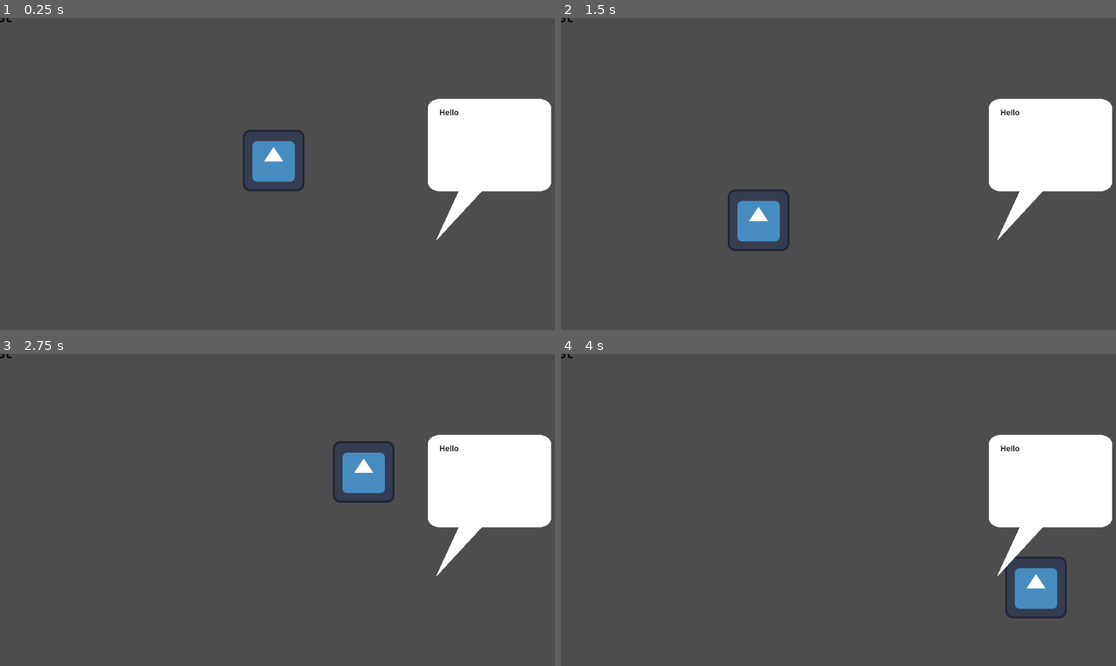
Above: before the commit, frames 1-4 (two rows, left to right).
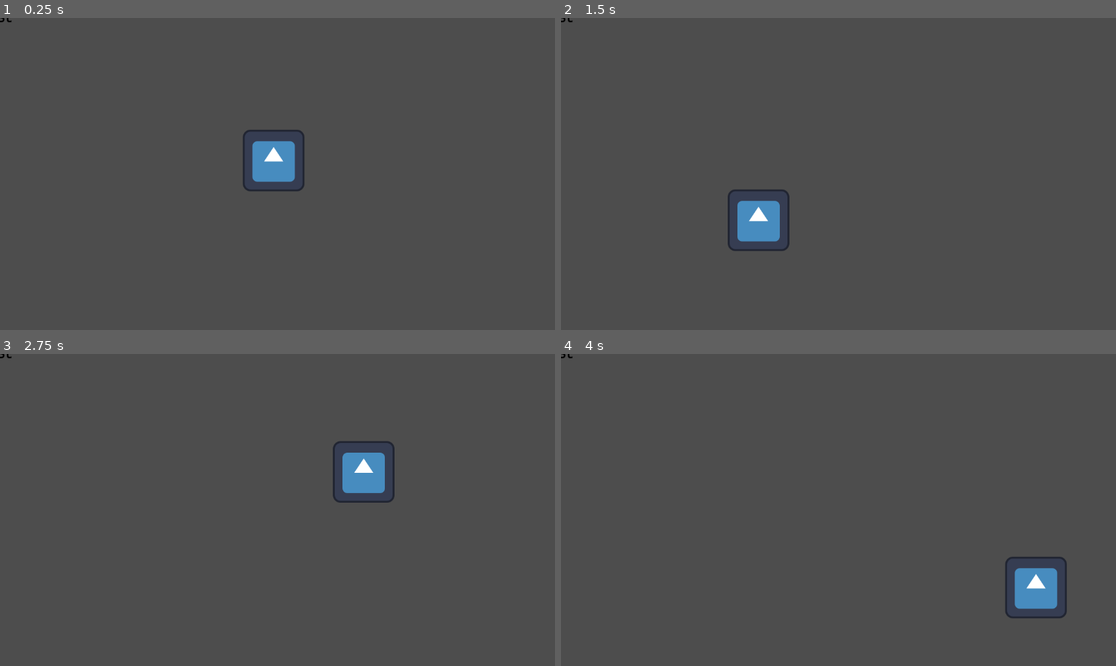
Above: after the commit, the same moments.

Repository: AndreasBurbach/GGJ_MyMask
Game: Godot game, scene res://main.tscn
Same seed, same stepped clock (60 frames per second), same inputs: the game is played once before the commit and once after it. The project has no main scene, so this scene is started directly. The engine's default icon, where the game draws it, is replaced by a stand-in: a white triangle on a blue panel in a dark square.
Inputs (mouse positions are in pixels of both pictures, inside the frame that each line leads up to):
- Up to frame 1 (0.25 s): no input
- Up to frame 2 (1.5 s): tap Enter at 0.5 s; move the mouse to (832, 161) at 0.52 s; click (832, 161) at 0.6 s; tap Space at 1.25 s; move the mouse to (727, 189) at 1.27 s; click (727, 189) at 1.35 s
- Up to frame 3 (2.75 s): tap Enter at 2 s; move the mouse to (333, 441) at 2.02 s; click (333, 441) at 2.1 s
- Up to frame 4 (4 s): tap Space at 2.75 s; move the mouse to (810, 572) at 2.77 s; click (810, 572) at 2.85 s; tap Enter at 3.5 s; move the mouse to (1005, 556) at 3.52 s; click (1005, 556) at 3.6 s

The runs differ from the first frame. In frame 1, 6.9% of the frame differs, in the area x 77-100%, y 25-72%; in frame 2, 6.9%; in frame 3, 6.9%; in frame 4, 6.9%.

Commit message:
fix: removed test code

Diff:
--- a/text_bubble.gd
+++ b/text_bubble.gd
@@ -5,7 +5,6 @@
 # Called when the node enters the scene tree for the first time.
 func _ready() -> void:
 	hide()
-	show_for("Hello",5)
 	$Label.text= default
 	pass # Replace with function body.
 
